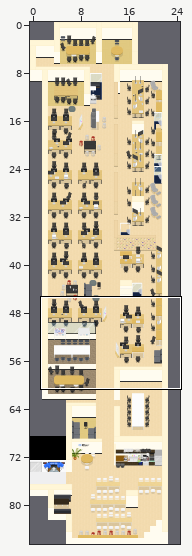
One commit to this Tiled map (JSON): maps/Office.json. The picture above shows the old version from afar; the outline marks the close-up.
Close-up. Old version:
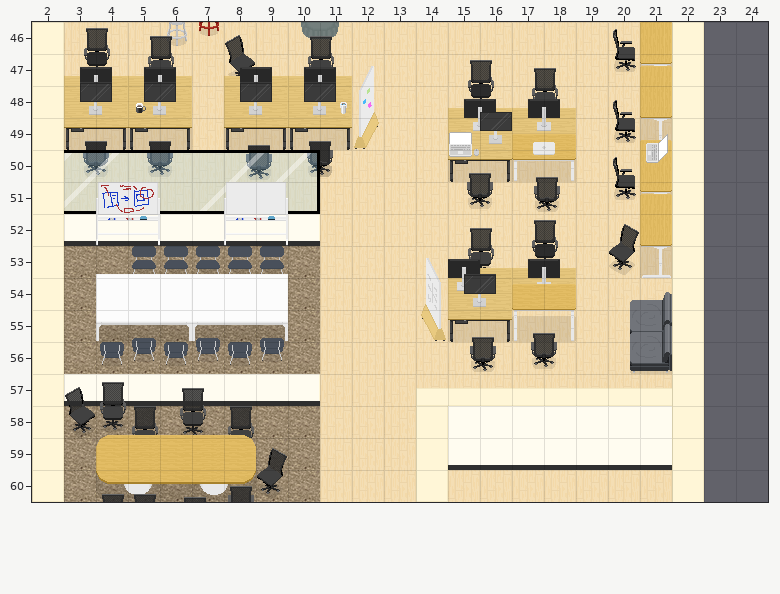
Cells are 32x32 px. Shown: x 2..24, y 46..60. The commit also changed other parts of the map, which this record leaves out.
New version:
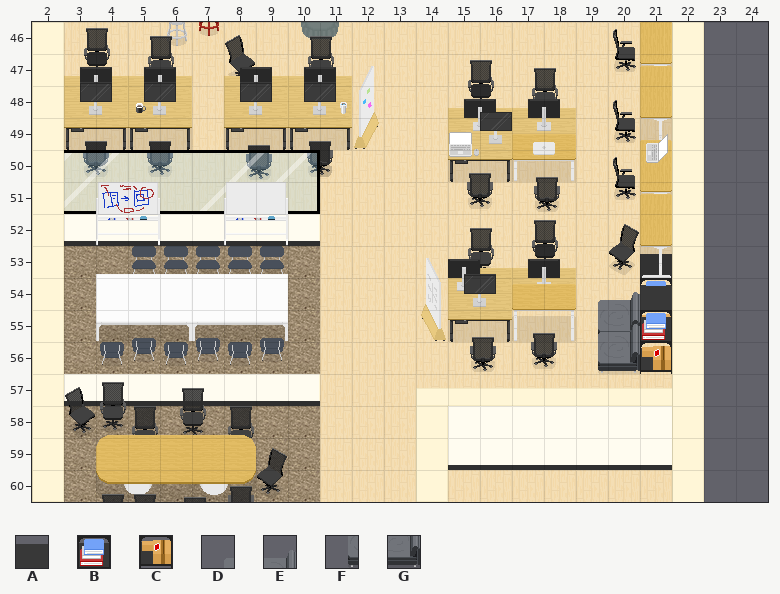
Key: from "Decoration": A 276, B 301, C 326; from "OGP_Chairs & Tables": D 175, E 176, F 200, G 201.
_ is an empty cell.
From old to new:
Layer "belowFurniture":
y 53: x 21 _ -> A
y 54: x 21 _ -> B
y 55: x 21 _ -> C
Layer "furniture":
y 54: x 21 _ -> A
y 55: x 19..21 _FG -> FGB
y 56: x 19..21 _FG -> FGC
Layer "aboveFurniture":
y 54..55: x 19..21 _DE -> DE_
